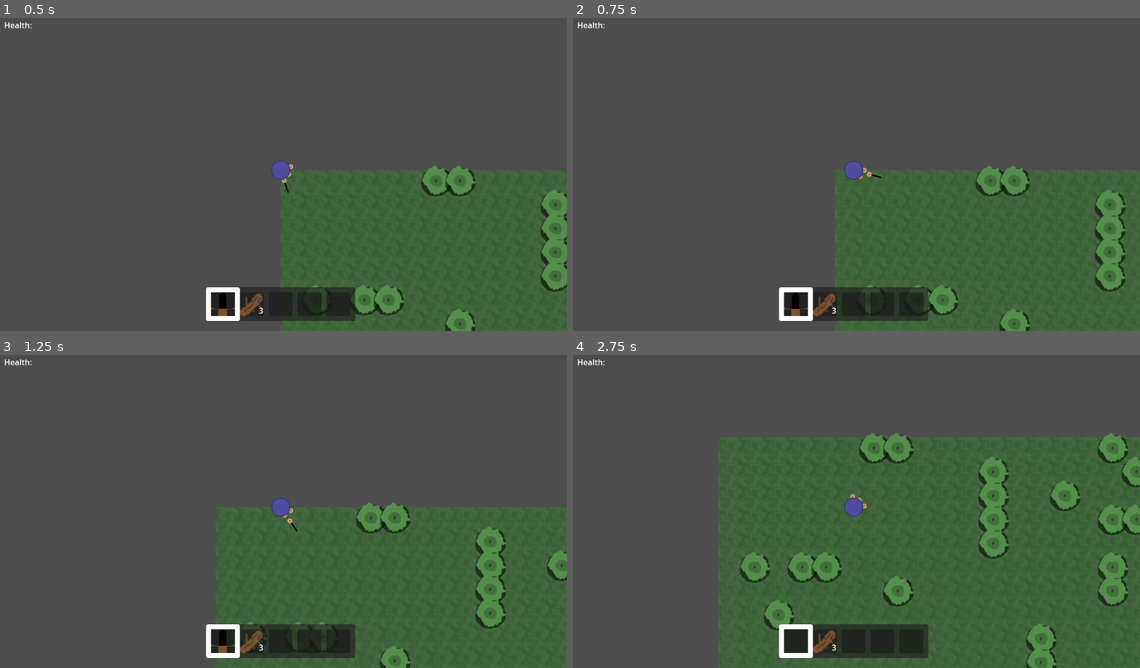
Above: before the commit, frames 1-4 (two rows, left to right).
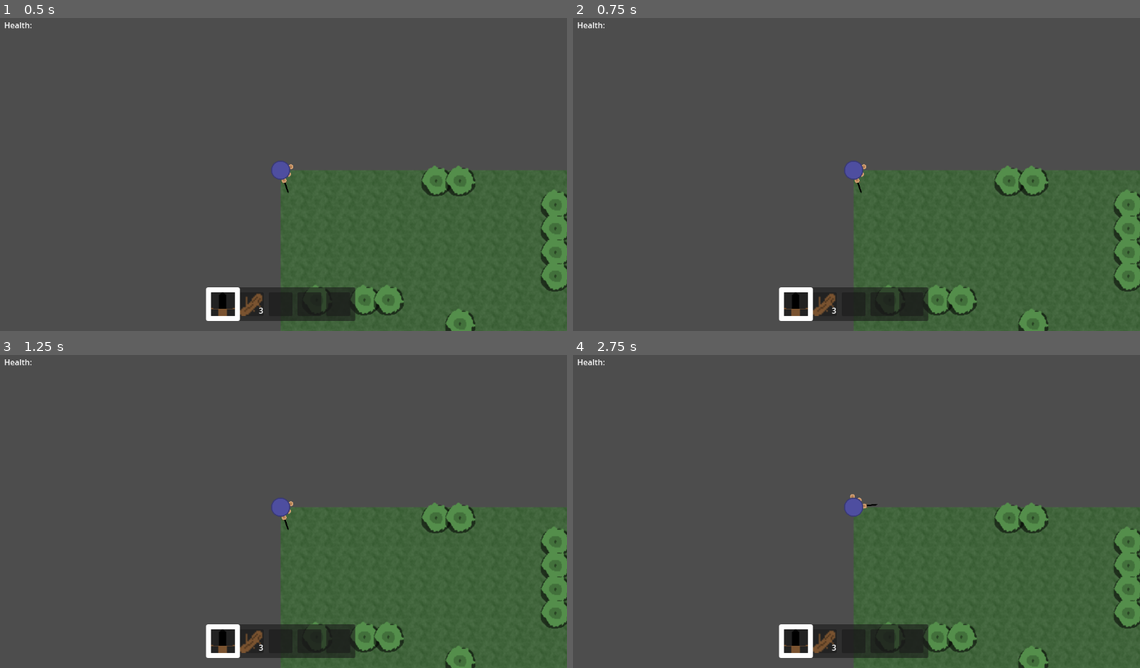
Above: after the commit, the same moments.

Repository: artmouse155/lets_survive
Game: Godot game, scene res://Scenes/WorldTest.tscn
Same seed, same stepped clock (60 frames per second), same inputs: the game is played once before the commit and once after it.
Inputs (mouse positions are in pixels of both pictures, inside the frame that each line leads up to):
- Up to frame 1 (0.5 s): no input
- Up to frame 2 (0.75 s): tap Enter at 0.5 s; press the mouse at (850, 171) at 0.53 s; hold D (right) from 0.53 s (still down)
- Up to frame 3 (1.25 s): keep holding D (right)
- Up to frame 4 (2.75 s): move the mouse to (737, 524) at 1.27 s; release D (right) at 1.28 s; release the mouse at (737, 524) at 1.28 s; hold S (down) 1.28-2.03 s; tap X (drop_selected_item) at 1.35 s; move the mouse to (913, 436) at 2.02 s; hold D (right) from 2.03 s (still down); tap 1 (select_0) at 2.1 s

Frame 1 is identical in both runs. In frame 2, 3.8% of the frame differs, in the area x 46-100%, y 46-100%; in frame 3, 6.3%; in frame 4, 18%, in the area x 25-100%, y 24-100%.
Error after the commit: Invalid operands 'Vector2' and 'Nil' in operator '*'. (res://Scripts/player_self.gd:26)

Commit message:
🚚(entity model) Adding new files
BrainEntity
PersonEntity
PlayerEntity

Diff:
--- a/Scenes/PlayerEntity.tscn
+++ b/Scenes/PlayerEntity.tscn
@@ -1,10 +1,10 @@
 [gd_scene load_steps=24 format=3 uid="uid://bdriym0k3hk1g"]
 
-[ext_resource type="Texture2D" uid="uid://4oiecskv1ol2" path="res://Resources/Textures/Terrain/dude.png" id="1_mug8v"]
-[ext_resource type="Script" uid="uid://bq7btvrn0u1rs" path="res://Scripts/player_entity.gd" id="2_mug8v"]
-[ext_resource type="Texture2D" uid="uid://b5ri0e6agp7r4" path="res://Resources/Textures/Terrain/hand.png" id="3_sar6w"]
-[ext_resource type="Texture2D" uid="uid://vdpl0cs1odtg" path="res://Resources/Textures/Terrain/cool_sword.png" id="4_2lkt2"]
-[ext_resource type="PackedScene" uid="uid://djrh6t2ximylw" path="res://Scenes/melee_radius.tscn" id="5_oyunc"]
+[ext_resource type="Script" uid="uid://bq7btvrn0u1rs" path="res://Scripts/EntityModel/player_entity.gd" id="1_wqpke"]
+[ext_resource type="Texture2D" uid="uid://4oiecskv1ol2" path="res://Resources/Textures/Terrain/dude.png" id="2_qpj1x"]
+[ext_resource type="Texture2D" uid="uid://b5ri0e6agp7r4" path="res://Resources/Textures/Terrain/hand.png" id="3_i7lqm"]
+[ext_resource type="Texture2D" uid="uid://vdpl0cs1odtg" path="res://Resources/Textures/Terrain/cool_sword.png" id="4_i26bu"]
+[ext_resource type="PackedScene" uid="uid://djrh6t2ximylw" path="res://Scenes/melee_radius.tscn" id="5_xlttt"]
 
 [sub_resource type="AnimationNodeAnimation" id="AnimationNodeAnimation_sar6w"]
 animation = &"RESET"
@@ -254,15 +254,15 @@
 &"swingr": SubResource("Animation_ngjm7")
 }
 
-[node name="HumanSprite" type="Node2D" node_paths=PackedStringArray("melee_radius", "_tool_sprite")]
-script = ExtResource("2_mug8v")
+[node name="PlayerEntity" type="Node2D" node_paths=PackedStringArray("melee_radius", "_tool_sprite")]
+script = ExtResource("1_wqpke")
 melee_radius = NodePath("MeleeRadius")
 _tool_sprite = NodePath("Body/ArmR/HandR/Tool")
 metadata/_custom_type_script = "uid://bq7btvrn0u1rs"
 
 [node name="Body" type="Sprite2D" parent="."]
 scale = Vector2(0.2, 0.2)
-texture = ExtResource("1_mug8v")
+texture = ExtResource("2_qpj1x")
 offset = Vector2(16, 0)
 
 [node name="ArmR" type="Node2D" parent="Body"]
--- a/Scenes/PlayerSelf.tscn
+++ b/Scenes/PlayerSelf.tscn
@@ -23,6 +23,7 @@
 motion_mode = 1
 script = ExtResource("1_80hld")
 sprite = NodePath("PlayerEntity")
+speed = null
 
 [node name="Camera2D" type="Camera2D" parent="."]
 zoom = Vector2(1.5, 1.5)
--- /dev/null
+++ b/Scripts/EntityModel/brain_entity.gd
@@ -0,0 +1,2 @@
+@abstract
+class_name BrainEntity extends Entity
--- /dev/null
+++ b/Scripts/EntityModel/person_entity.gd
@@ -0,0 +1,2 @@
+@abstract
+class_name PersonEntity extends BrainEntity
--- a/Scripts/player_entity.gd
+++ b/Scripts/EntityModel/player_entity.gd
@@ -1,4 +1,4 @@
-class_name BrainEntity extends Entity
+class_name PlayerEntity extends PersonEntity
 
 enum ANIMATIONS {IDLE, PUNCH, SWING}
 
--- a/Scripts/player_self.gd
+++ b/Scripts/player_self.gd
@@ -1,6 +1,6 @@
 class_name PlayerSelf extends CharacterBody2D
 
-@export var sprite : BrainEntity
+@export var sprite : PlayerEntity
 # Called when the node enters the scene tree for the first time.
 @export var speed = 125
 
Not shown: 3 places in Scenes/PlayerEntity.tscn that only renumber resources
Not shown, added: Scripts/EntityModel/brain_entity.gd.uid
Renamed: Scripts/entity_sprite.gd -> Scripts/EntityModel/entity.gd
Renamed: Scripts/entity_sprite.gd.uid -> Scripts/EntityModel/entity.gd.uid
Not shown, added: Scripts/EntityModel/person_entity.gd.uid
Renamed: Scripts/player_entity.gd.uid -> Scripts/EntityModel/player_entity.gd.uid
